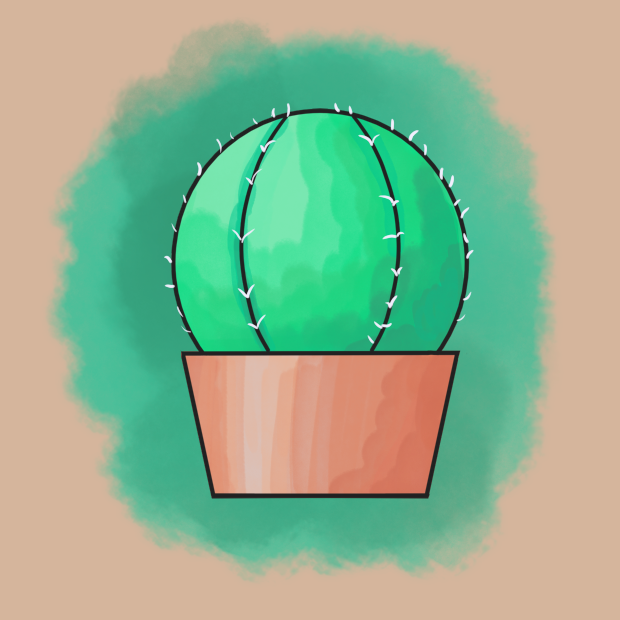
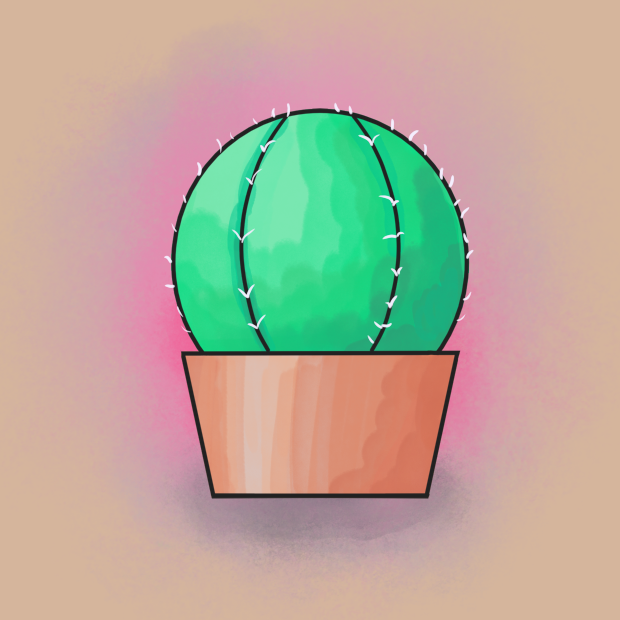
Two versions of the same layered image (620 x 620). Layer-by-layer changes:
painted on "Paint Layer 6" over <box>128,64,512,384</box>
painted on "Paint Layer 3" over <box>128,256,512,576</box>
painted on "YR09" over <box>128,256,620,620</box>
painted on "Paint Layer 5" over <box>0,0,620,620</box>
painted on "R89" over <box>128,64,620,620</box>
added layer "Pintar camada 8" above "Paint Layer 7" over <box>64,320,576,620</box>
painted on "Paint Layer 7" over <box>0,0,620,620</box>
